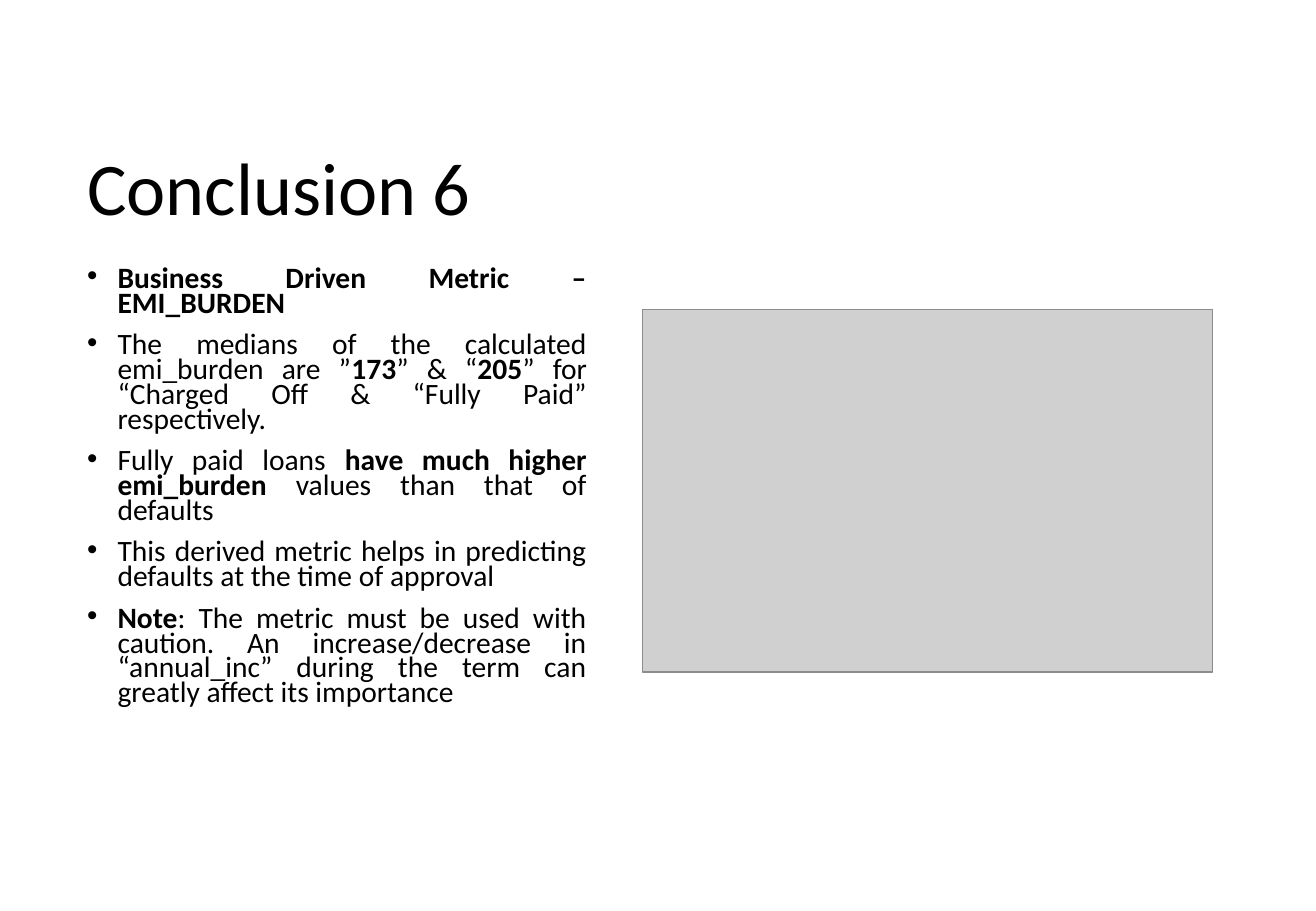
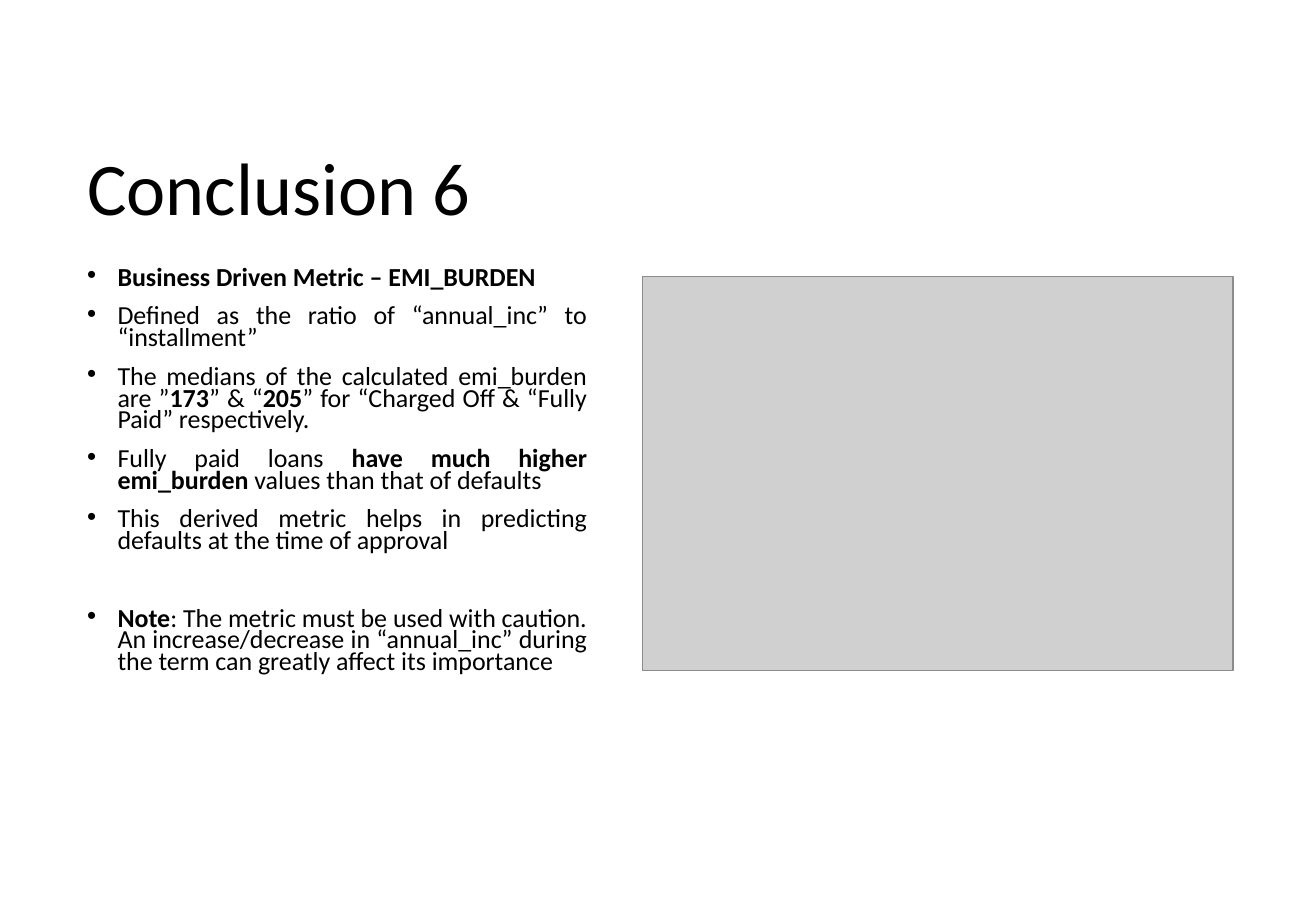
Before and after one commit to krishnajiraoh/upGrad_lending_club_case_study, a slide deck: slide 6 of Insights.pptx. Drawn at 1316x911 pixels with LibreOffice and Linux fonts; fonts in the diff are those of the drawing; grey boxes stand for pictures. Boxes give left, top, right and bottom in pixels: in the first picture for what was removed or moved away, otherwise in the second. Text is boxed around its words. In the diff, an @@ line names an element or a change of style, - is before the commit and + after.

```diff
--- a/Insights.pptx
+++ b/Insights.pptx
@@ text at [118, 267, 587, 675]: size 17.5 to 15.4 pt in "Business Driven Metric – EMI_BURDEN", "The medians of the calculated emi_burden are ...", "Fully paid loans have much higher emi_burden ...", "This derived metric helps in predicting defaults ..." and 1 more places @@
@@ picture: place and size @@
-picture at [643, 310, 1213, 673]
+picture at [643, 276, 1233, 671]
@@ text at [118, 305, 587, 347]: paragraph added @@
+• Defined as the ratio of “annual_inc” to “installment”
```
Also in this commit, not shown: 6 other slides changed.
